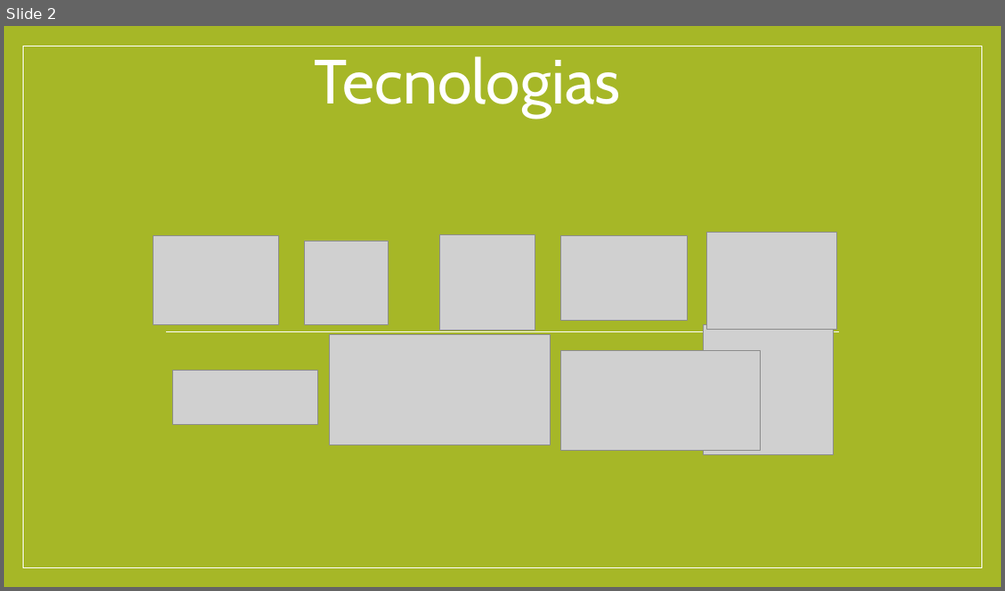
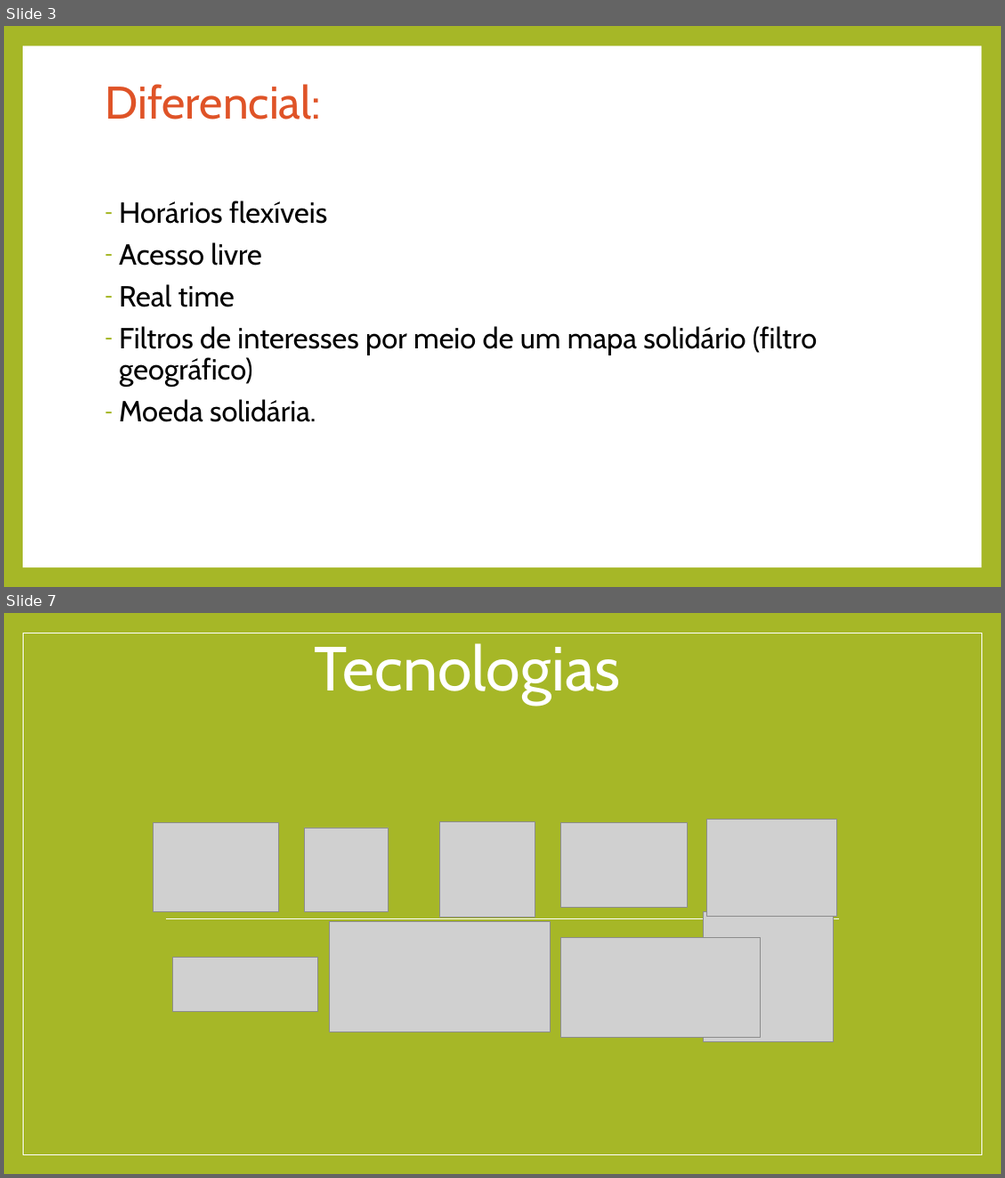
Before and after one commit to MateusPasqualini/Cardume, a slide deck: docsGerais/tec.pptx. Shown one above the other, each under a label of ours: slide 2 before the commit, slides 3 and 7 after it; the slides between them are not shown. The pictures are 1005x591 and 1005x1178 pixels, drawn with LibreOffice and Linux fonts; fonts in the diff are those of the drawing; grey boxes stand for pictures. Boxes give left, top, right and bottom in pixels: in the first picture for what was removed or moved away, otherwise in the second. Text is boxed around its words. In the diff, an @@ line names an element or a change of style, - is before the commit and + after.

```diff
--- a/docsGerais/tec.pptx
+++ b/docsGerais/tec.pptx
@@ slide 3 added at [4, 26, 1001, 587], background #A6B727 @@
@@ rectangle added at [23, 46, 981, 567], fill #FFFFFF @@
@@ title added at [105, 84, 321, 119], 44 pt, text #DF5327 @@
+Diferencial:
@@ text added at [119, 200, 817, 422], 28 pt, text #000000 @@
+– Horários flexíveis
+– Acesso livre
+– Real time
+– Filtros de interesses por meio de um mapa solidário (filtro geográfico)
+– Moeda solidária.
@@ what was slide 2 is now slide 7 @@
```
Also in this commit, not shown: 5 other slides added, 1 slide removed, 8 other files.
